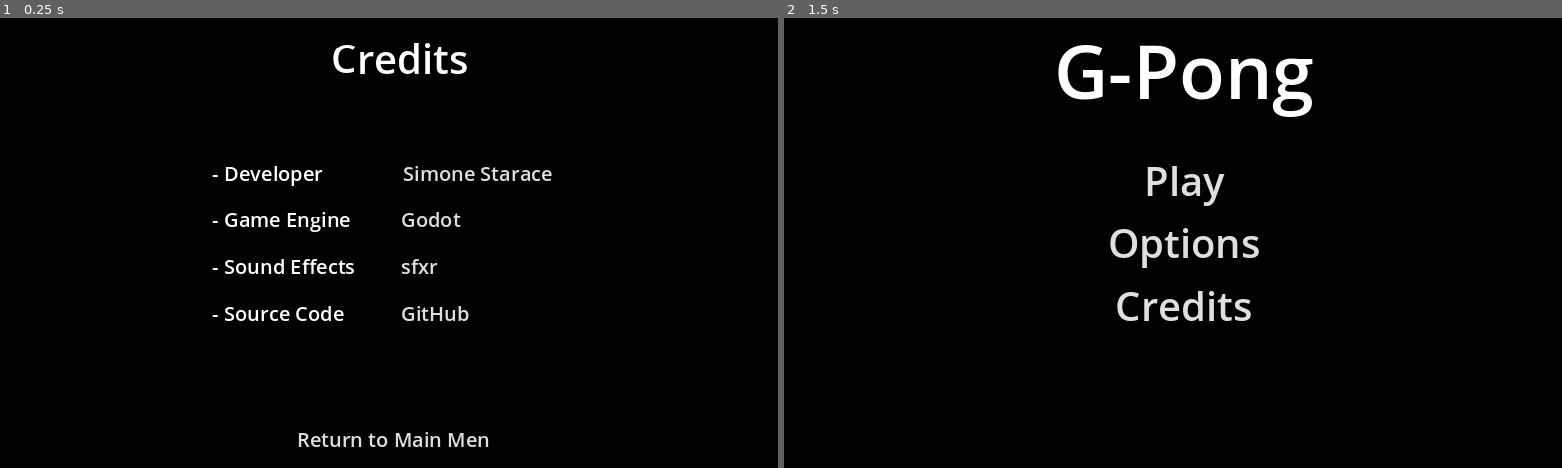
Above: before the commit, frames 1-2 (left to right).
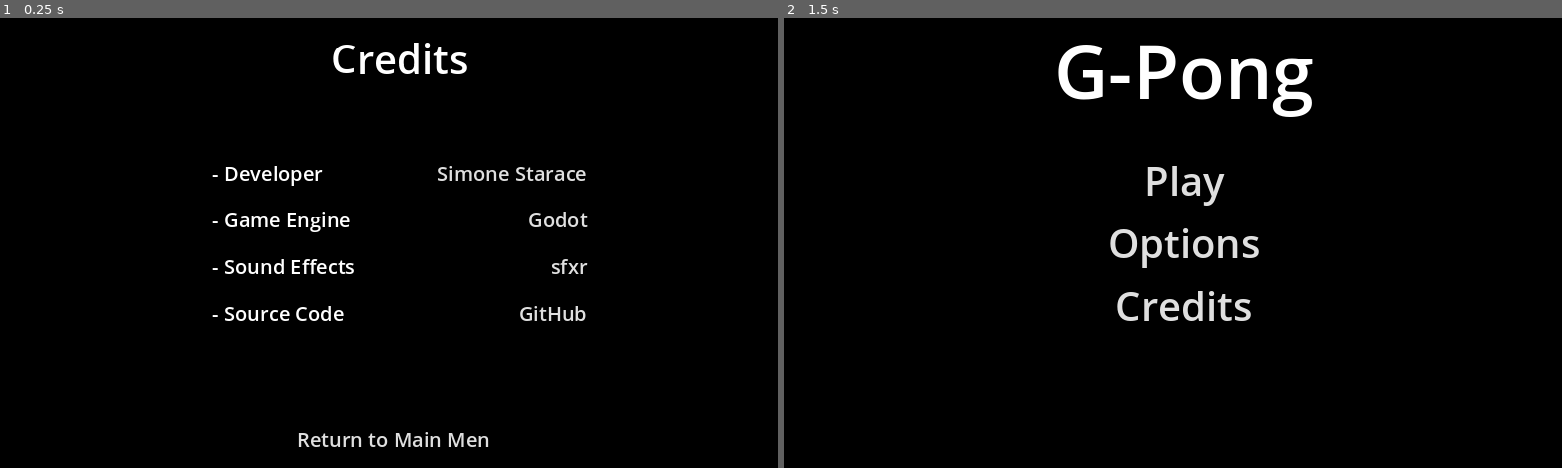
Above: after the commit, the same moments.

Repository: SimoneStarace/G-Pong
Game: Godot game, scene res://scenes/ui/menus/credit_menu.tscn
Two runs of this game, one before a commit and one after it. Both use one fixed random seed, a clock stepped at 60 frames per second and the inputs below. This scene is started directly instead of the project's main scene.
Inputs:
- Up to frame 1 (0.25 s): no input
- Up to frame 2 (1.5 s): tap Enter at 0.5 s; hold Up (player1_move_up) 0.53-1.25 s; click "Return to Main Menu" at 1.25 s

The runs differ from the first frame. In frame 1, 1.0% of the frame differs, in the area x 51-76%, y 32-68%; in frame 2, nothing differs.

Commit message:
Shrink all buttons to the right.

Diff:
--- a/scenes/ui/menus/credit_menu.tscn
+++ b/scenes/ui/menus/credit_menu.tscn
@@ -73,7 +73,7 @@
 
 [node name="LinkButton" type="LinkButton" parent="MarginContainer/CreditsContainer/Developer"]
 layout_mode = 2
-size_flags_horizontal = 3
+size_flags_horizontal = 8
 theme_override_colors/font_hover_color = Color(0, 0, 1, 1)
 theme_override_font_sizes/font_size = 32
 text = "Simone Starace"
@@ -92,7 +92,7 @@
 
 [node name="LinkButton" type="LinkButton" parent="MarginContainer/CreditsContainer/Engine"]
 layout_mode = 2
-size_flags_horizontal = 3
+size_flags_horizontal = 8
 theme_override_colors/font_hover_color = Color(0, 0, 1, 1)
 theme_override_font_sizes/font_size = 32
 text = "Godot"
@@ -111,7 +111,7 @@
 
 [node name="LinkButton" type="LinkButton" parent="MarginContainer/CreditsContainer/SoundEffect"]
 layout_mode = 2
-size_flags_horizontal = 3
+size_flags_horizontal = 8
 theme_override_colors/font_hover_color = Color(0, 0, 1, 1)
 theme_override_font_sizes/font_size = 32
 text = "sfxr"
@@ -130,7 +130,7 @@
 
 [node name="LinkButton" type="LinkButton" parent="MarginContainer/CreditsContainer/SourceCode"]
 layout_mode = 2
-size_flags_horizontal = 3
+size_flags_horizontal = 8
 theme_override_colors/font_hover_color = Color(0, 0, 1, 1)
 theme_override_font_sizes/font_size = 32
 text = "GitHub"
